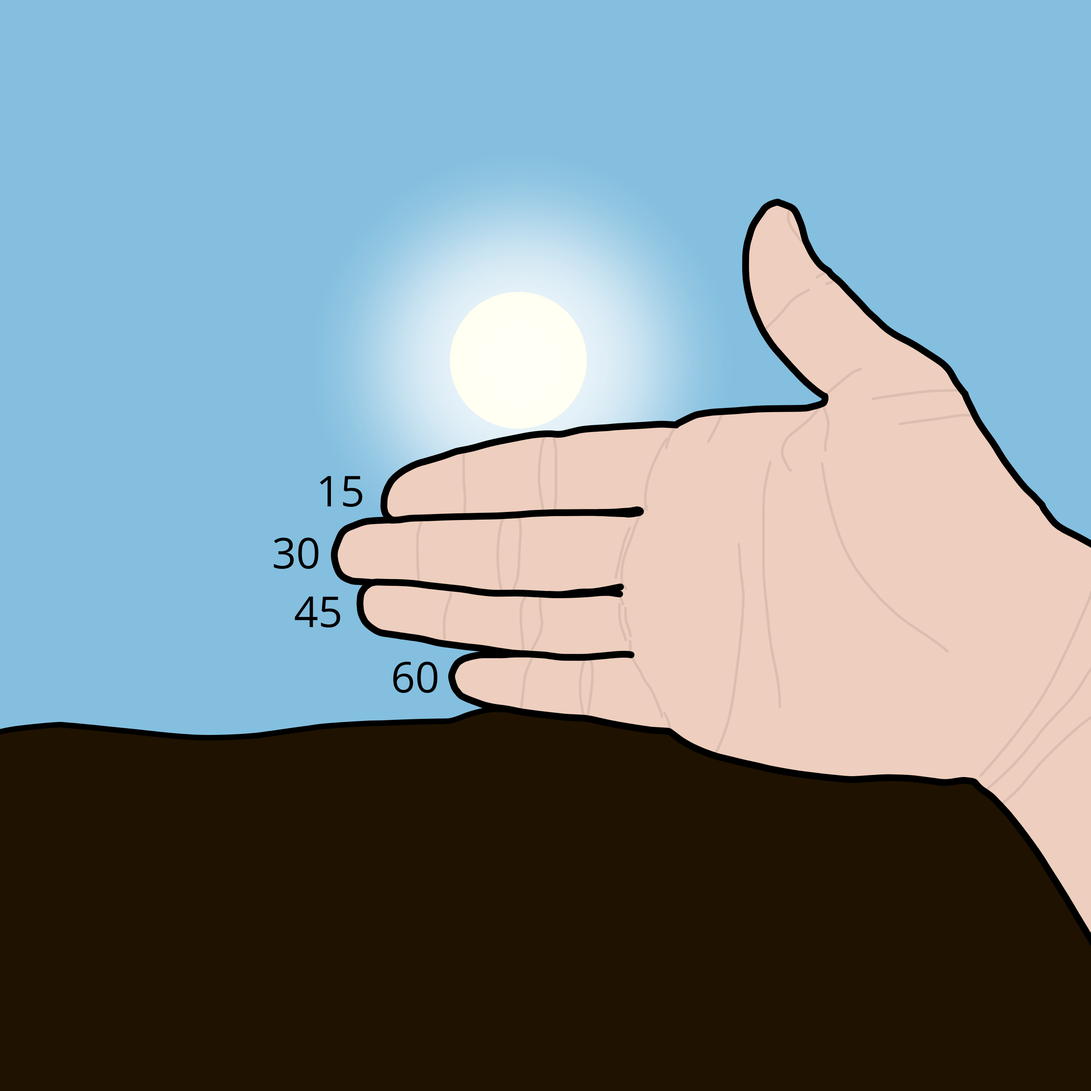
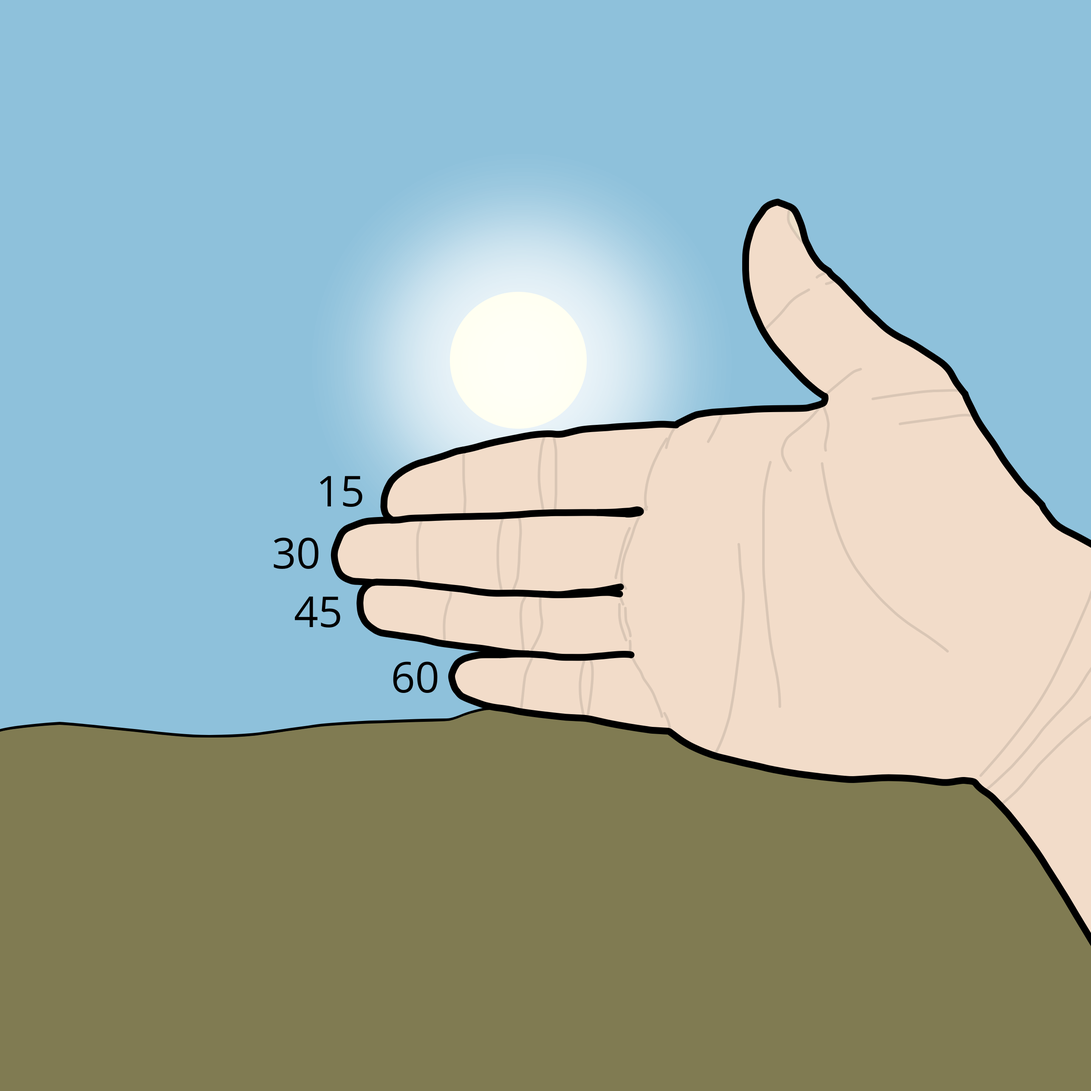
The second 1091 x 1091 image is a revision of the first. Changes to its layers:
"Details": opacity 8% → 10%, painted on it over [389,203,1091,829]
painted on "Line art" over [307,175,1091,965]
painted on "Color" over [334,203,1091,1091]
painted on "Sun" (2nd of 2, in "Sun") over [277,119,740,582]
removed layer "Paint Layer 3" (was erase, 60%) from group "Sun" over [304,146,767,582]
painted on "Horizon" over [0,665,1091,1091]
painted on "Background" over [0,0,1091,1091]
